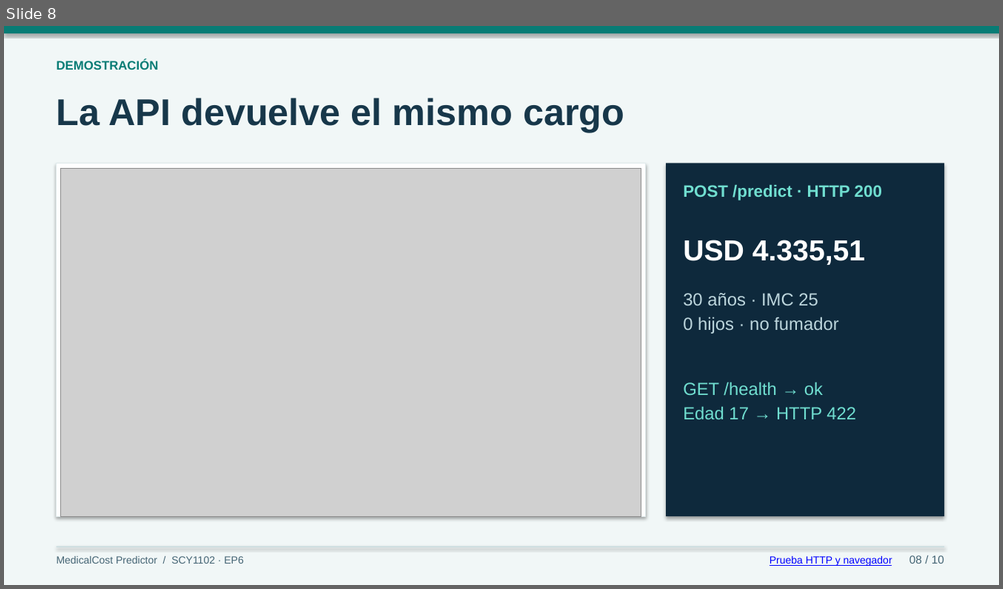
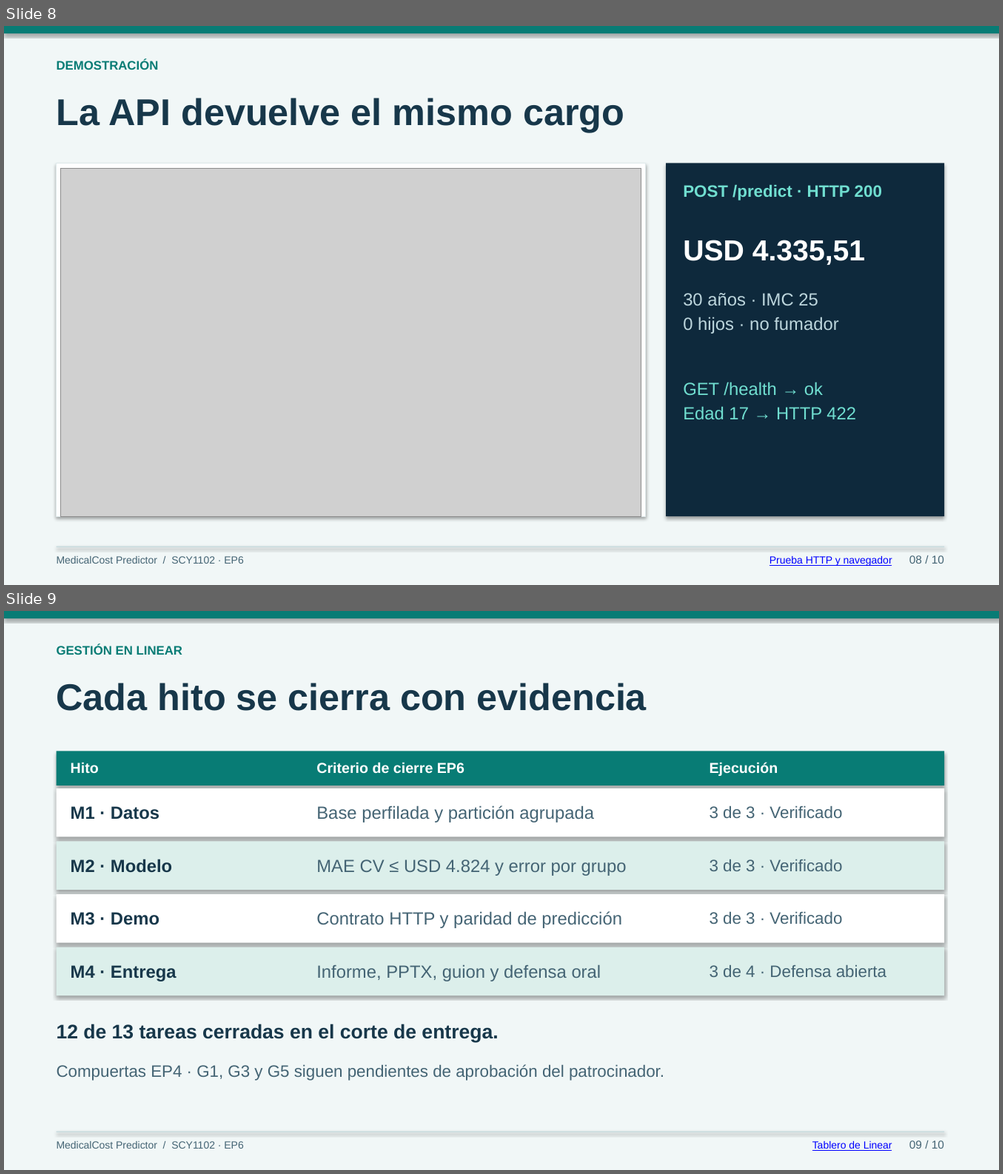
Before and after one commit to vicezepeda/Medical-Cost-Personal_Proyect, a slide deck: entregables/MedicalCost_Predictor_Defensa_EP6.pptx. Shown one above the other, each under a label of ours: slide 8 before the commit, slides 8 and 9 after it. The pictures are 1003x589 and 1003x1174 pixels, drawn with LibreOffice and Linux fonts; fonts in the diff are those of the drawing; grey boxes stand for pictures. Boxes give left, top, right and bottom in pixels: in the first picture for what was removed or moved away, otherwise in the second. Text is boxed around its words. In the diff, an @@ line names an element or a change of style, - is before the commit and + after.

Commit message:
Explicita CRISP-DM y los criterios de cierre en la defensa EP6

```diff
--- a/entregables/MedicalCost_Predictor_Defensa_EP6.pptx
+++ b/entregables/MedicalCost_Predictor_Defensa_EP6.pptx
@@ slide 9 added at [4,611,999,1170], background #F1F7F7 @@
@@ rectangle added at [4,611,999,618], fill #087C75 @@
@@ text added at [57,644,182,655], 12 pt, text #087C75, bold @@
+GESTIÓN EN LINEAR
@@ text added at [57,683,646,711], 36 pt, text #17374A, bold @@
+Cada hito se cierra con evidencia
@@ rectangle added at [57,752,944,786], fill #087C75 @@
@@ text added at [71,762,99,774], 14 pt, text #FFFFFF, bold @@
+Hito
@@ text added at [316,762,464,774], 14 pt, text #FFFFFF, bold @@
+Criterio de cierre EP6
@@ text added at [709,762,778,776], 14 pt, text #FFFFFF, bold @@
+Ejecución
@@ rectangle added at [57,789,944,837], fill #FFFFFF @@
@@ text added at [71,806,159,820], 17 pt, text #17374A, bold @@
+M1 · Datos
@@ text added at [316,806,594,823], 17 pt, text #446474 @@
+Base perfilada y partición agrupada
@@ text added at [709,806,842,818], 16 pt, text #446474 @@
+3 de 3 · Verificado
@@ rectangle added at [57,842,944,890], fill #DCEFEB @@
@@ text added at [71,859,172,873], 17 pt, text #17374A, bold @@
+M2 · Modelo
@@ text added at [316,860,626,876], 17 pt, text #446474 @@
+MAE CV ≤ USD 4.824 y error por grupo
@@ text added at [709,860,842,871], 16 pt, text #446474 @@
+3 de 3 · Verificado
@@ rectangle added at [57,894,944,943], fill #FFFFFF @@
@@ text added at [71,912,159,925], 17 pt, text #17374A, bold @@
+M3 · Demo
@@ text added at [316,911,622,928], 17 pt, text #446474 @@
+Contrato HTTP y paridad de predicción
@@ text added at [709,911,842,924], 16 pt, text #446474 @@
+3 de 3 · Verificado
@@ rectangle added at [57,948,944,996], fill #DCEFEB @@
@@ text added at [71,965,176,982], 17 pt, text #17374A, bold @@
+M4 · Entrega
@@ text added at [316,965,601,982], 17 pt, text #446474 @@
+Informe, PPTX, guion y defensa oral
@@ text added at [709,965,886,977], 16 pt, text #446474 @@
+3 de 4 · Defensa abierta
@@ text added at [57,1024,498,1043], 19 pt, text #17374A, bold @@
+12 de 13 tareas cerradas en el corte de entrega.
@@ text added at [57,1065,664,1081], 16 pt, text #446474 @@
+Compuertas EP4 · G1, G3 y G5 siguen pendientes de aprobación del patrocinador.
@@ rectangle added at [57,1132,944,1133], fill #C5DADD @@
@@ text added at [57,1142,243,1149], 10 pt, text #446474 @@
+MedicalCost Predictor / SCY1102 · EP6
@@ text added at [812,1142,892,1151], 10 pt, text #0000FF, underline @@
+Tablero de Linear
@@ text added at [909,1141,944,1149], 11 pt, text #446474 @@
+09 / 10
```
Also in this commit, not shown: 1 slide changed, 1 other slide added, 2 slides removed, 1 other file.
